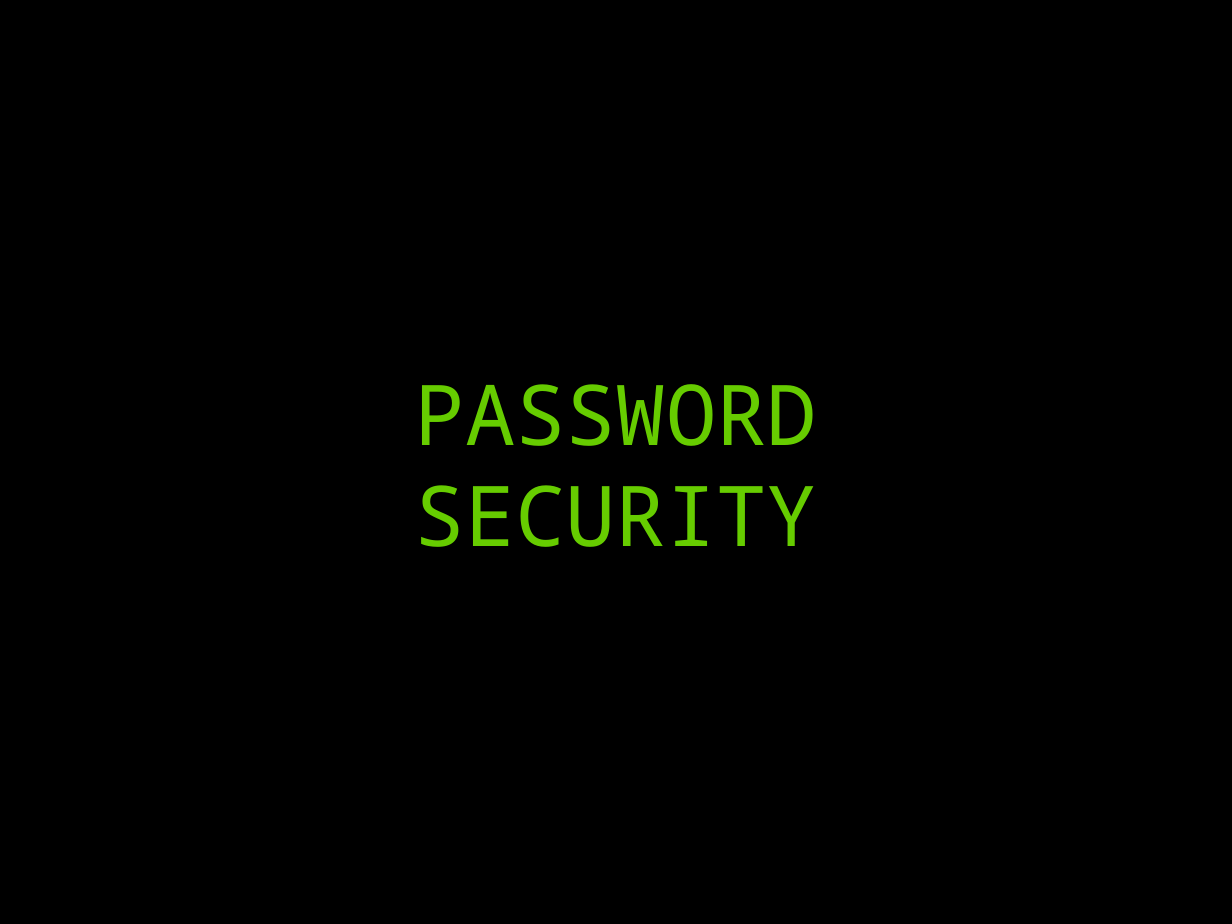
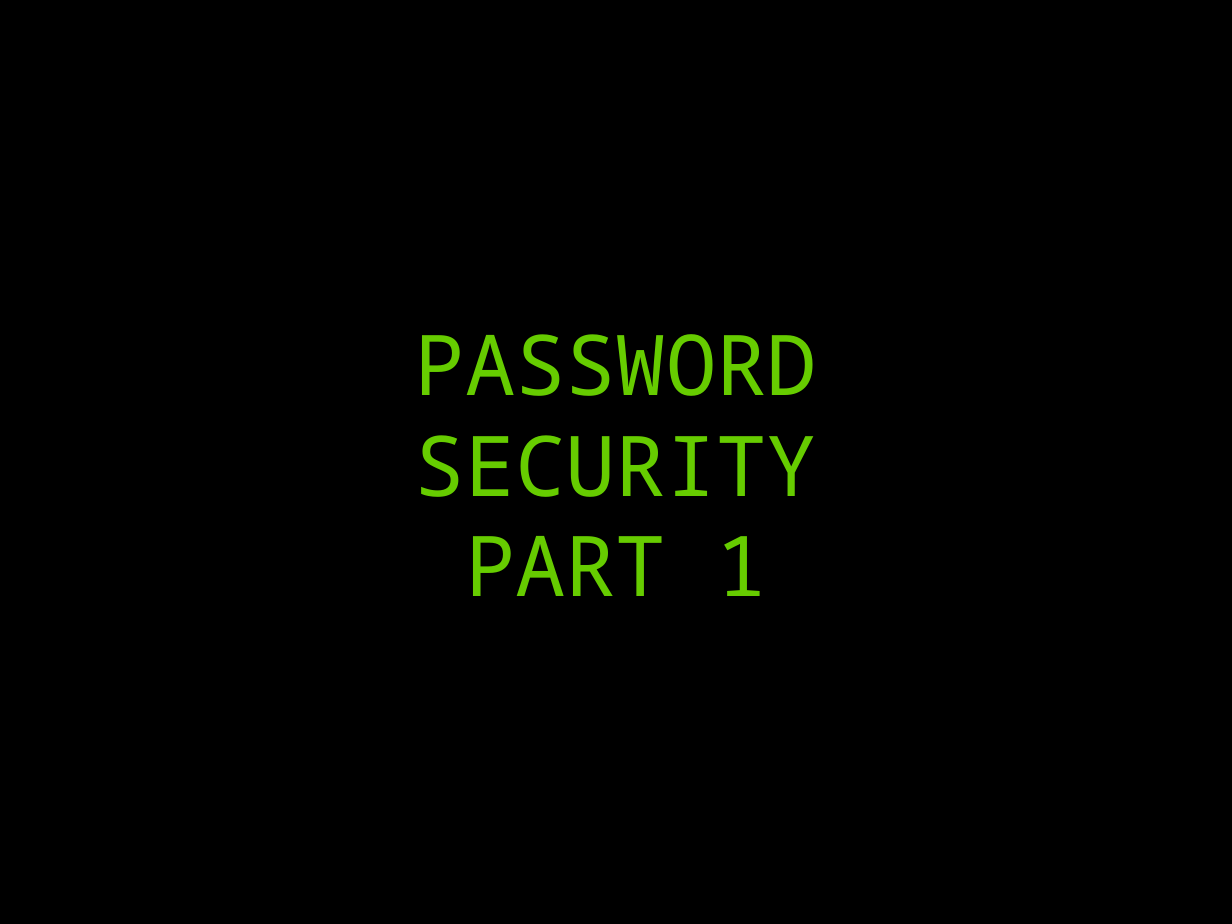
Before and after one commit to pjackowski/presentations, a slide deck: slide 1 of 04-password-security/04-password-security-slides-friday-lolz-01.odp. Drawn at 1232x924 pixels with LibreOffice and Linux fonts; fonts in the diff are those of the drawing. Boxes give left, top, right and bottom in pixels: in the first picture for what was removed or moved away, otherwise in the second. Text is boxed around its words. In the diff, an @@ line names an element or a change of style, - is before the commit and + after.

Commit message:
Passwords, updated presentation part 1.

```diff
--- a/04-password-security/04-password-security-slides-friday-lolz-01.odp
+++ b/04-password-security/04-password-security-slides-friday-lolz-01.odp
@@ title at [415, 334, 817, 596]: text changed @@
-PASSWORD
-SECURITY
+PASSWORD
+SECURITY
+PART 1
```
Also in this commit, not shown: 1 other file.
